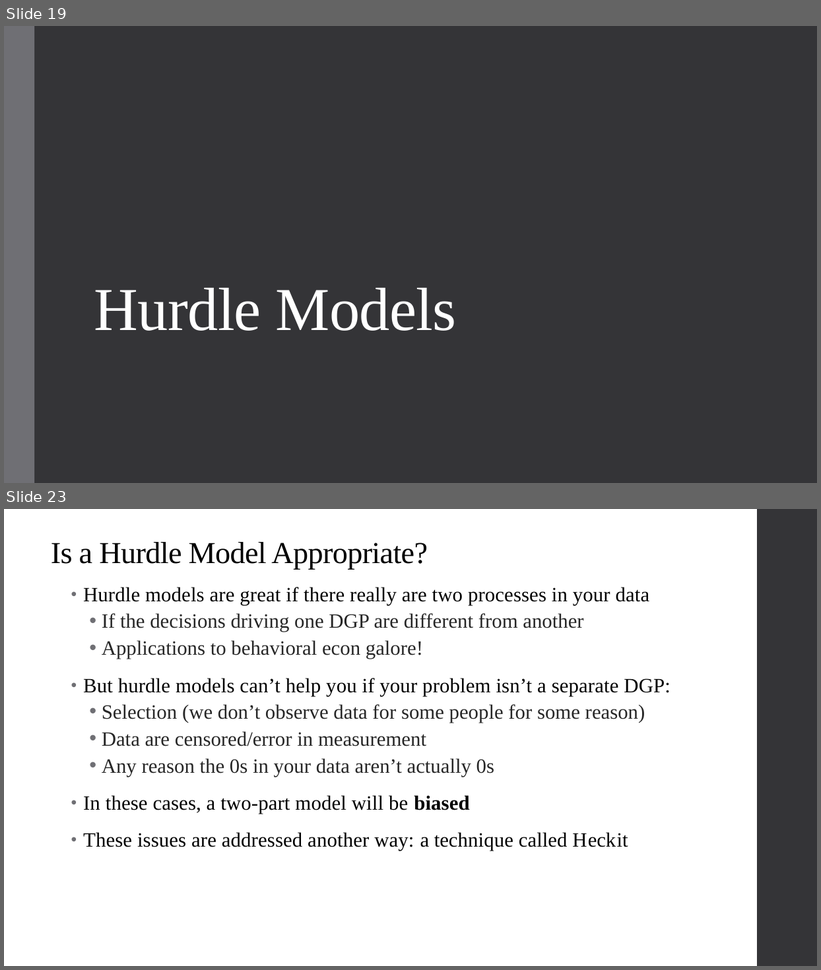
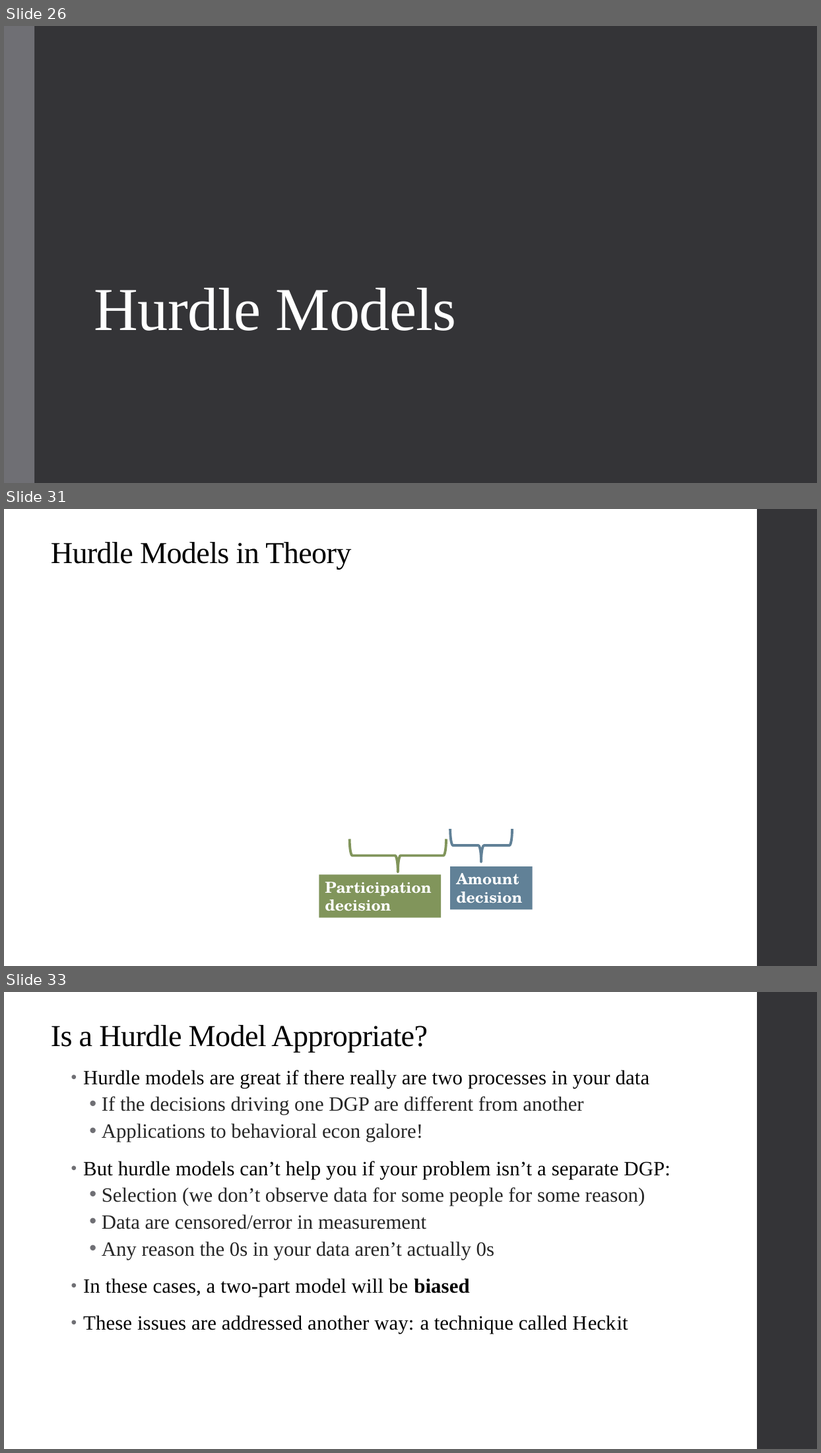
Before and after one commit to qiufei/fork-HAD5744, a slide deck: Lecture08_OtherNonlinearModels/Lecture8_NonlinearModels_2022F.pptx. Shown one above the other, each under a label of ours: slides 19 and 23 before the commit, slides 26, 31 and 33 after it; the slides between them are not shown. The pictures are 821x970 and 821x1453 pixels, drawn with LibreOffice and Linux fonts; fonts in the diff are those of the drawing; grey boxes stand for pictures. Boxes give left, top, right and bottom in pixels: in the first picture for what was removed or moved away, otherwise in the second. Text is boxed around its words. In the diff, an @@ line names an element or a change of style, - is before the commit and + after.

```diff
--- a/Lecture08_OtherNonlinearModels/Lecture8_NonlinearModels_2022F.pptx
+++ b/Lecture08_OtherNonlinearModels/Lecture8_NonlinearModels_2022F.pptx
@@ slide 31 added at <box>4,509,817,966</box>, background #FFFFFF; not listed: 1 template element that a slide beside it also shows @@
@@ title added at <box>51,542,351,569</box>, 36 pt, text #000000 @@
+Hurdle Models in Theory
@@ left brace added at <box>350,840,446,873</box>, outline #81955B 3 pt @@
@@ left brace added at <box>450,829,512,862</box>, outline #618197 3 pt @@
@@ rectangle added at <box>319,875,442,918</box>, fill #81955B, 18 pt, text #FFFFFF, bold @@
+Participation decision
@@ rectangle added at <box>451,867,533,910</box>, fill #618197, 18 pt, text #FFFFFF, bold @@
+Amount decision
@@ what was slide 19 is now slide 26 @@
@@ what was slide 23 is now slide 33 @@
```
Also in this commit, not shown: 6 slides changed, 33 other slides added, 1 slide removed, 2 other files.
